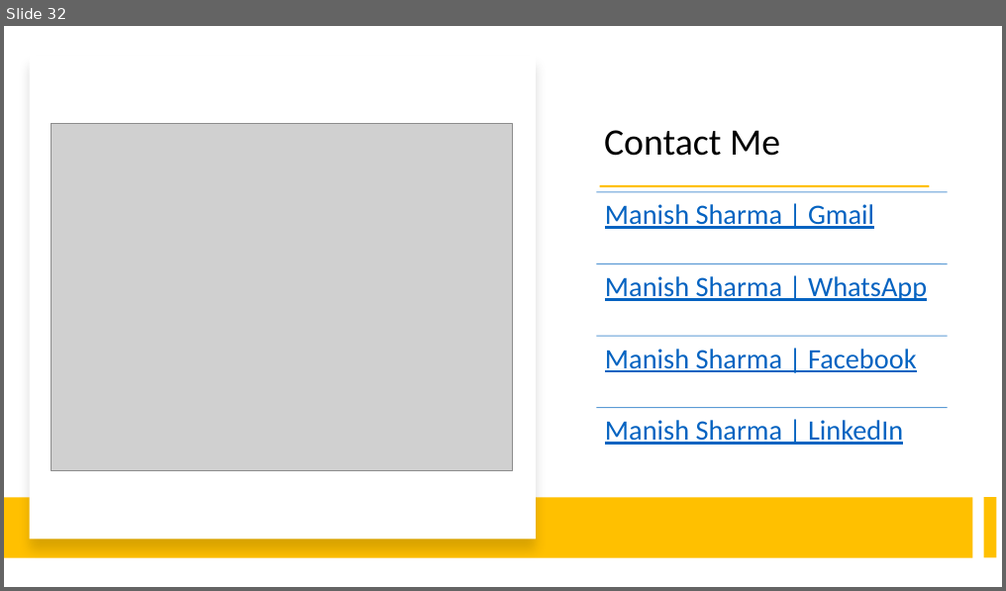
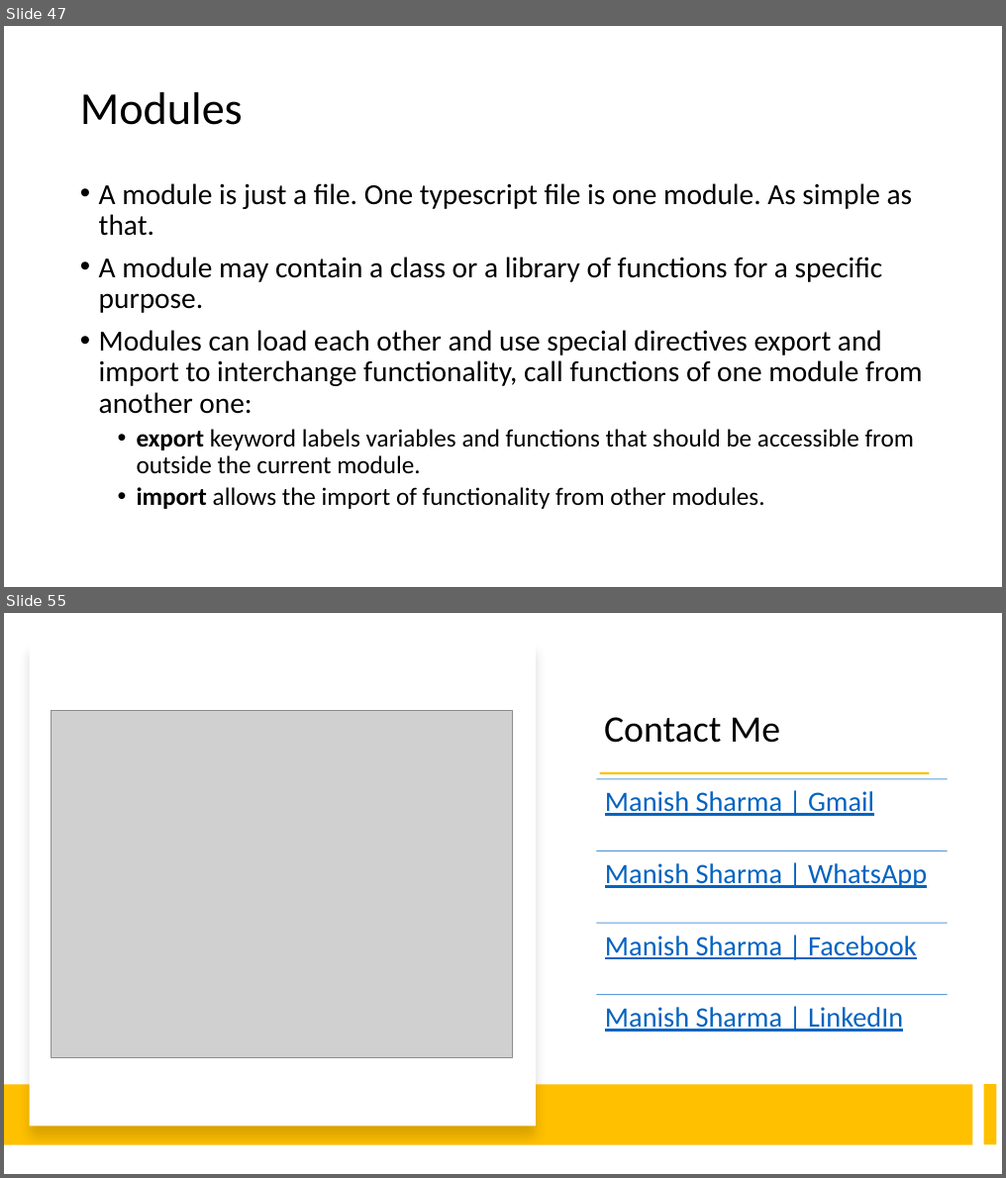
Before and after one commit to manishvbn/TypeScript_Jul22, a slide deck: Notes/TypeScript.pptx. Shown one above the other, each under a label of ours: slide 32 before the commit, slides 47 and 55 after it; the slides between them are not shown. The pictures are 1006x591 and 1006x1178 pixels, drawn with LibreOffice and Linux fonts; fonts in the diff are those of the drawing; grey boxes stand for pictures. Boxes give left, top, right and bottom in pixels: in the first picture for what was removed or moved away, otherwise in the second. Text is boxed around its words. In the diff, an @@ line names an element or a change of style, - is before the commit and + after.

```diff
--- a/Notes/TypeScript.pptx
+++ b/Notes/TypeScript.pptx
@@ slide 47 added at (x1=4, y1=26, x2=1002, y2=587), background #FFFFFF @@
@@ title added at (x1=80, y1=92, x2=243, y2=125), 44 pt, text #000000 @@
+Modules
@@ text added at (x1=99, y1=183, x2=923, y2=509), 28 pt, text #000000 @@
+• A module is just a file. One typescript file is one module. As simple as that.
+• A module may contain a class or a library of functions for a specific purpose.
+• Modules can load each other and use special directives export and import to interchange functionality, call functions of one module from another one:
+  • export keyword labels variables and functions that should be accessible from outside the current module.
+  • import allows the import of functionality from other modules.
@@ what was slide 32 is now slide 55 @@
```
Also in this commit, not shown: 22 other slides added.
